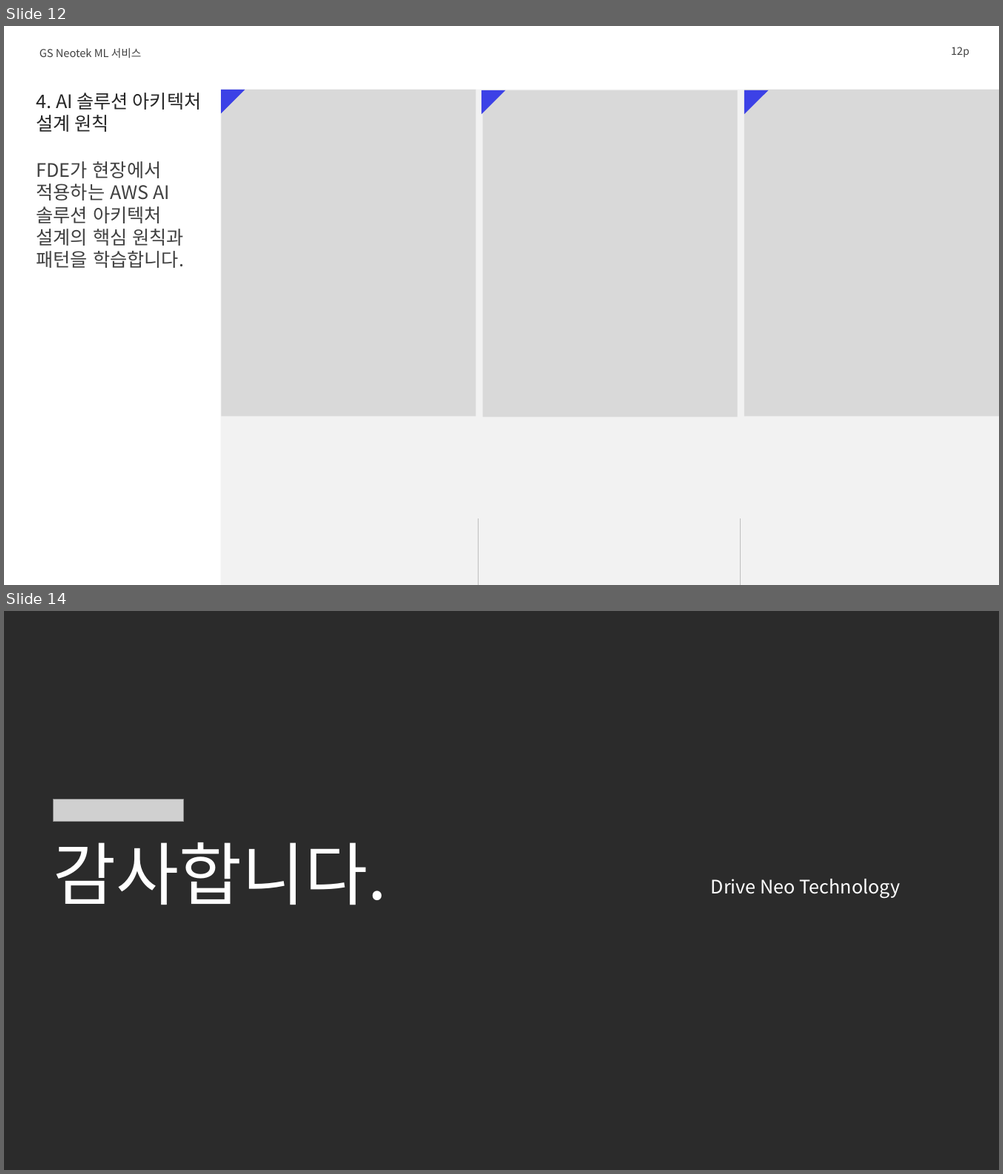
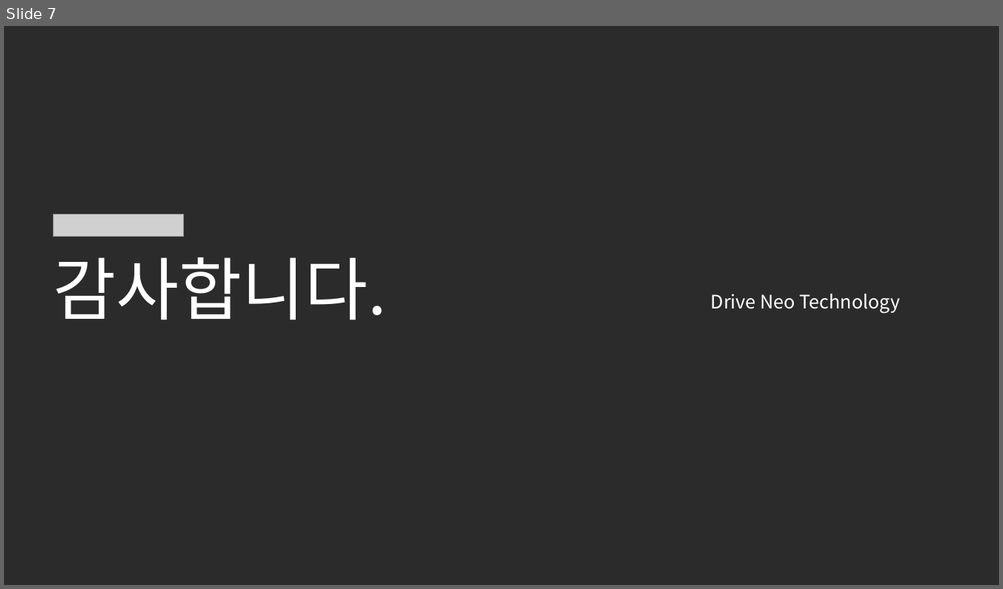
Before and after one commit to lhs6395-hslee/2026-gsn-pptx, a slide deck: result/AWS_AI_FDE.pptx. Shown one above the other, each under a label of ours: slides 12 and 14 before the commit, slide 7 after it; the slides between them are not shown. The pictures are 1003x1174 and 1003x589 pixels, drawn with LibreOffice and Linux fonts; fonts in the diff are those of the drawing; grey boxes stand for pictures; background and template pictures are left out; a plain dark background stands for a picture behind light text. Boxes give left, top, right and bottom in pixels: in the first picture for what was removed or moved away, otherwise in the second. Text is boxed around its words. In the diff, an @@ line names an element or a change of style, - is before the commit and + after.

```diff
--- a/result/AWS_AI_FDE.pptx
+++ b/result/AWS_AI_FDE.pptx
@@ slide 12 removed at (x1=4, y1=26, x2=999, y2=585), background #FFFFFF @@
@@ page number removed at (x1=950, y1=47, x2=969, y2=57) @@
-12p
@@ title removed at (x1=40, y1=48, x2=141, y2=58) @@
-GS Neotek ML 서비스
@@ rectangle removed at (x1=220, y1=90, x2=999, y2=585) @@
@@ rectangle removed at (x1=221, y1=90, x2=475, y2=416) @@
@@ right triangle removed at (x1=221, y1=90, x2=245, y2=113) @@
@@ right triangle removed at (x1=481, y1=90, x2=506, y2=114) @@
@@ rectangle removed at (x1=483, y1=90, x2=737, y2=417) @@
@@ rectangle removed at (x1=744, y1=90, x2=999, y2=416) @@
@@ right triangle removed at (x1=744, y1=90, x2=768, y2=114) @@
@@ text removed at (x1=36, y1=93, x2=202, y2=132) @@
-4. AI 솔루션 아키텍처 설계 원칙
@@ text removed at (x1=36, y1=161, x2=185, y2=268) @@
-FDE가 현장에서 적용하는 AWS AI 솔루션 아키텍처 설계의 핵심 원칙과 패턴을 학습합니다.
@@ line removed from (478, 519) to (478, 585) @@
@@ line removed from (740, 519) to (740, 585) @@
@@ what was slide 14 is now slide 7 @@
```
Also in this commit, not shown: 4 slides changed, 2 slides added, 8 other slides removed, 3 other files.
